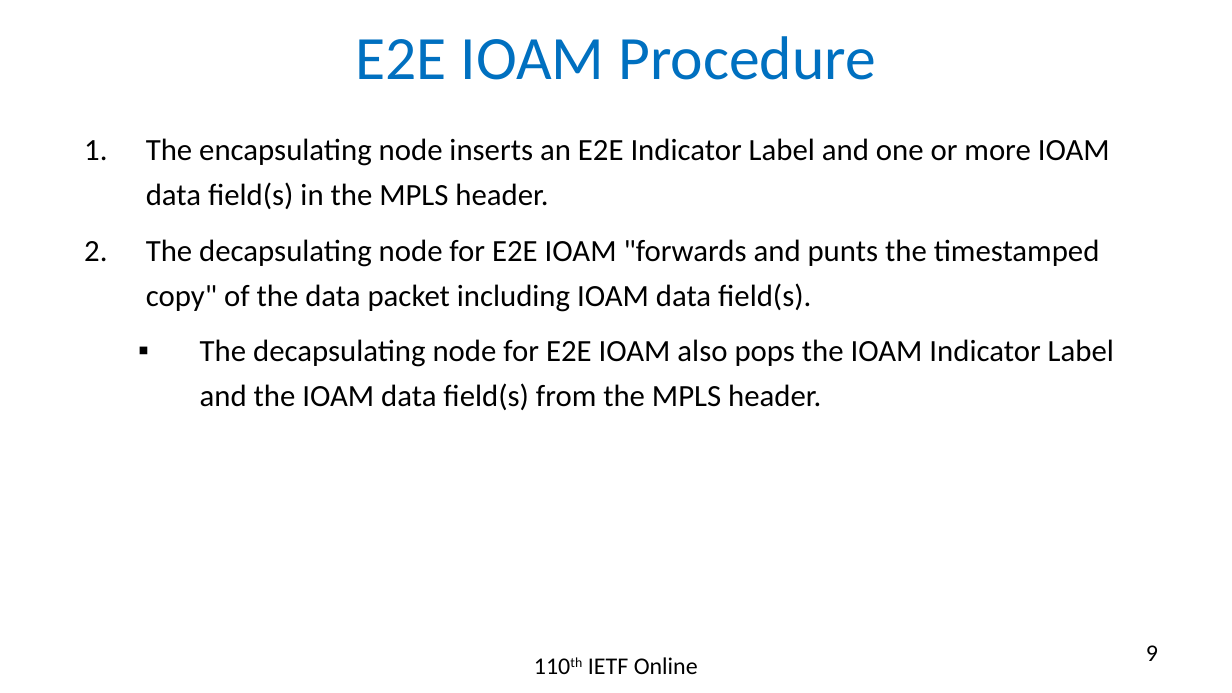
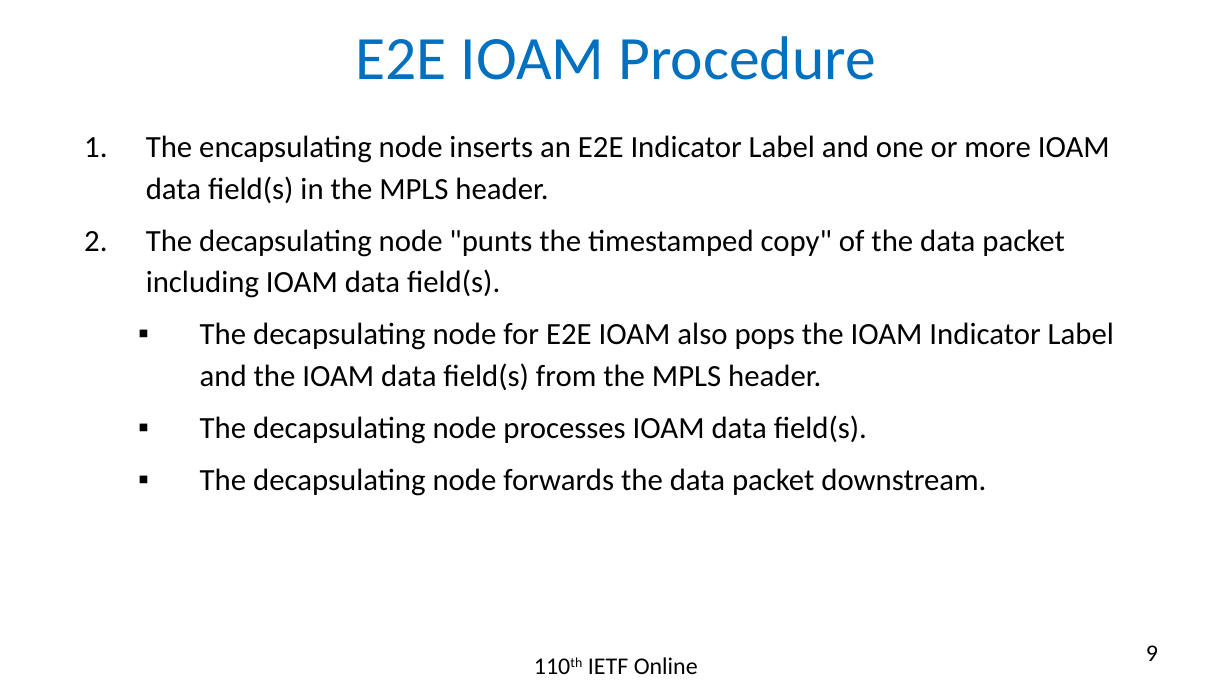
Before and after one commit to rakgandhi/ietf-slides, a slide deck: slide 9 of draft-gandhi-mpls-ioam-sr-05.pptx. Drawn at 1232x693 pixels with LibreOffice and Linux fonts; fonts in the diff are those of the drawing. Boxes give left, top, right and bottom in pixels: in the first picture for what was removed or moved away, otherwise in the second. Text is boxed around its words. In the diff, an @@ line names an element or a change of style, - is before the commit and + after.

```diff
--- a/draft-gandhi-mpls-ioam-sr-05.pptx
+++ b/draft-gandhi-mpls-ioam-sr-05.pptx
@@ text at box(146, 135, 1114, 390): line spacing 26.4pt to 24.4pt @@
@@ text at box(146, 229, 1064, 298): text changed @@
-2. The decapsulating node for E2E IOAM "forwards and punts the timestamped copy" of the data packet including IOAM data field(s).
+2. The decapsulating node "punts the timestamped copy" of the data packet including IOAM data field(s).
@@ text at box(200, 415, 986, 496): paragraphs added @@
+  ▪ The decapsulating node processes IOAM data field(s).
+  ▪ The decapsulating node forwards the data packet downstream.
```
Also in this commit, not shown: 3 other slides changed, 5 slides added, 1 other file.
